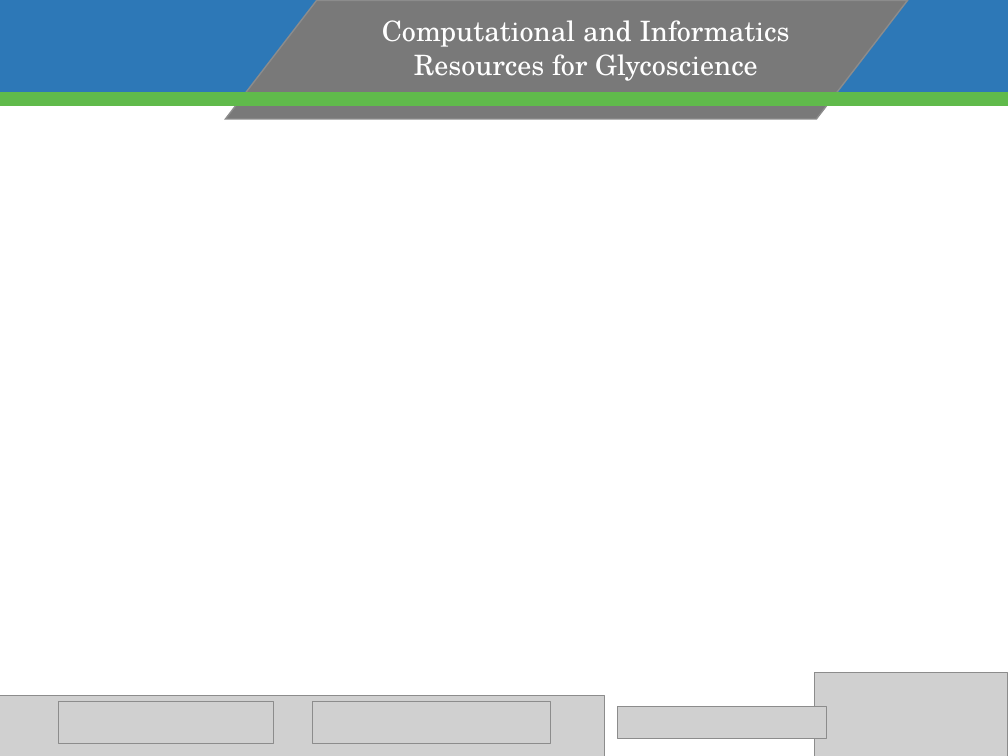
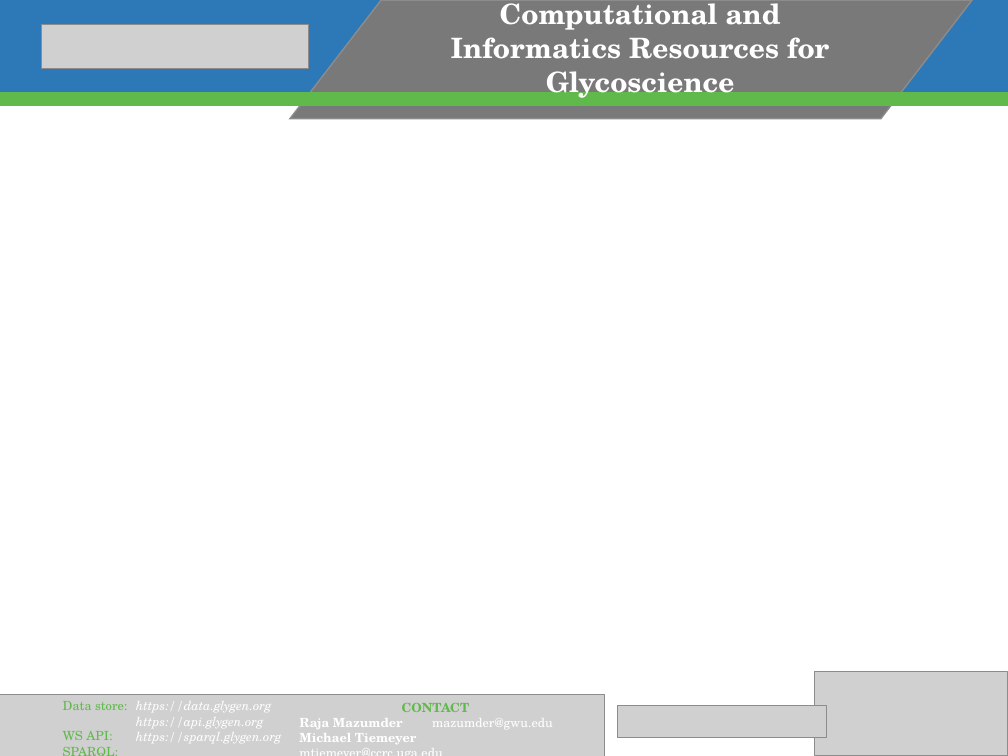
Before and after one commit to GW-HIVE/glygen-frontend, a slide deck: slide 1 of src/images/media/slides/pptx/GlyGen-slides-template.pptx. Drawn at 1008x756 pixels with LibreOffice and Linux fonts; fonts in the diff are those of the drawing; grey boxes stand for pictures; background and template pictures are left out. Boxes give left, top, right and bottom in pixels: in the first picture for what was removed or moved away, otherwise in the second. Text is boxed around its words. In the diff, an @@ line names an element or a change of style, - is before the commit and + after.

```diff
--- a/src/images/media/slides/pptx/GlyGen-slides-template.pptx
+++ b/src/images/media/slides/pptx/GlyGen-slides-template.pptx
@@ rectangle removed at [0,0,1008,104] @@
@@ rectangle added at [0,0,1008,104], fill #2D78B7 @@
@@ picture added at [42,25,309,69] @@
@@ parallelogram removed at [226,1,908,120] @@
@@ parallelogram added at [290,0,973,119], fill #797979, outline #8C8C8C 1 pt @@
@@ text "Computational and Informatics Resources for ...": place and size @@
-text "Computational and Informatics Resources for ..." at [382,20,790,81]
+text "Computational and Informatics Resources for ..." at [451,3,829,101]
@@ text "Computational and Informatics Resources for ..." at [451,3,829,101]: bold on @@
@@ rectangle removed at [0,93,1008,106] @@
@@ rectangle added at [0,93,1008,106], fill #60BA4B, outline #60BA4B 1 pt @@
@@ picture removed at [58,702,274,744] @@
@@ text added at [63,701,127,740], 9 pt, text #60BA4B @@
+Data store:
+WS API:
+SPARQL:
@@ text added at [136,701,282,743], 9 pt, text #FFFFFF, italic @@
+https://data.glygen.org
+https://api.glygen.org
+https://sparql.glygen.org
@@ text added at [299,703,553,744], 9 pt, text #FFFFFF @@
+CONTACT
+Raja Mazumder mazumder@gwu.edu
+Michael Tiemeyer mtiemeyer@ccrc.uga.edu
@@ picture removed at [312,702,550,744] @@
```
Also in this commit, not shown: 2 other slides changed, 2 slides added, 1 slide removed, 4 other files.
